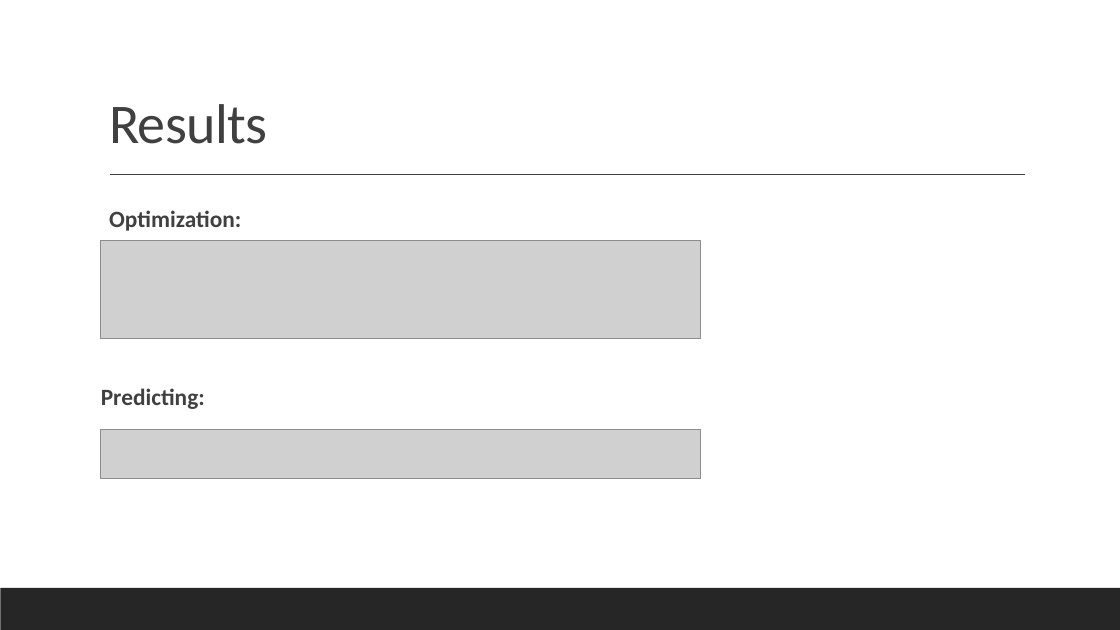
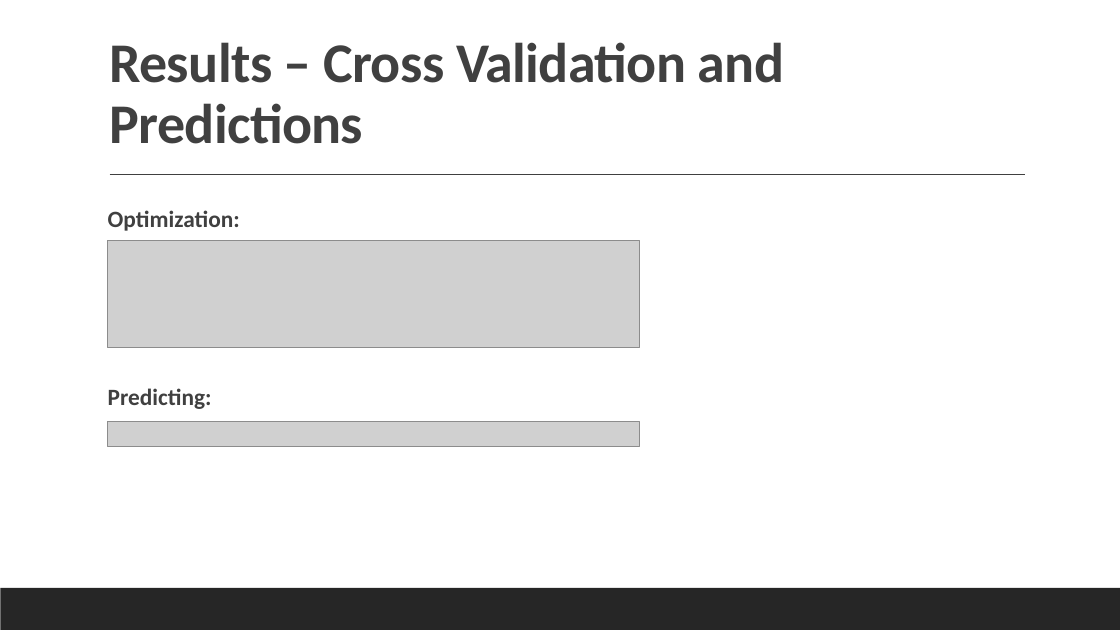
Before and after one commit to Data-Mining-Algorithms/Data-Mining-Algorithms, a slide deck: slide 10 of Data Mining presentation.pptx. Drawn at 1120x630 pixels with LibreOffice and Linux fonts; fonts in the diff are those of the drawing; grey boxes stand for pictures. Boxes give left, top, right and bottom in pixels: in the first picture for what was removed or moved away, otherwise in the second. Text is boxed around its words. In the diff, an @@ line names an element or a change of style, - is before the commit and + after.

Commit message:
Pretified Presentation with some Images

```diff
--- a/Data Mining presentation.pptx
+++ b/Data Mining presentation.pptx
@@ title at [109, 42, 785, 144]: text changed; bold on @@
-Results
+Results – Cross Validation and Predictions
@@ text "Optimization:": place and size @@
-text "Optimization:" at [101, 210, 241, 409]
+text "Optimization:" at [108, 210, 240, 409]
@@ text at [108, 210, 240, 231]: bullet   to none @@
@@ picture: place and size @@
-picture at [101, 240, 701, 339]
+picture at [108, 240, 639, 347]
@@ picture: place and size @@
-picture at [101, 429, 701, 478]
+picture at [108, 421, 639, 446]
```
Also in this commit, not shown: 8 other slides changed, 1 other file.
